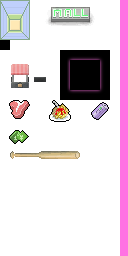
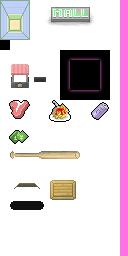
Two versions of the same layered image (128x256). Layer-by-layer changes:
added layer "Pasted Layer #6" above "Pasted Layer #5" over [left=50, top=180, right=76, bottom=200]
added layer "Pasted Layer #5" above "Pasted Layer #4" over [left=10, top=183, right=44, bottom=210]
